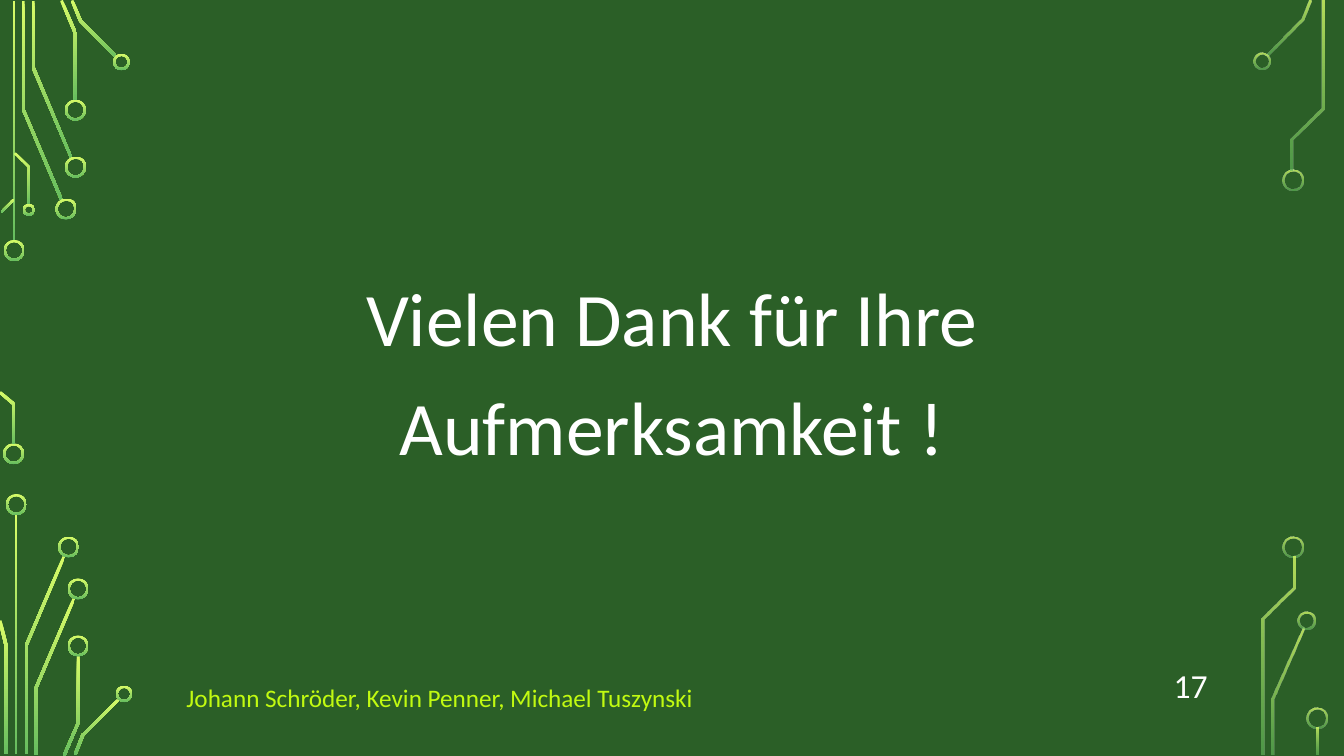
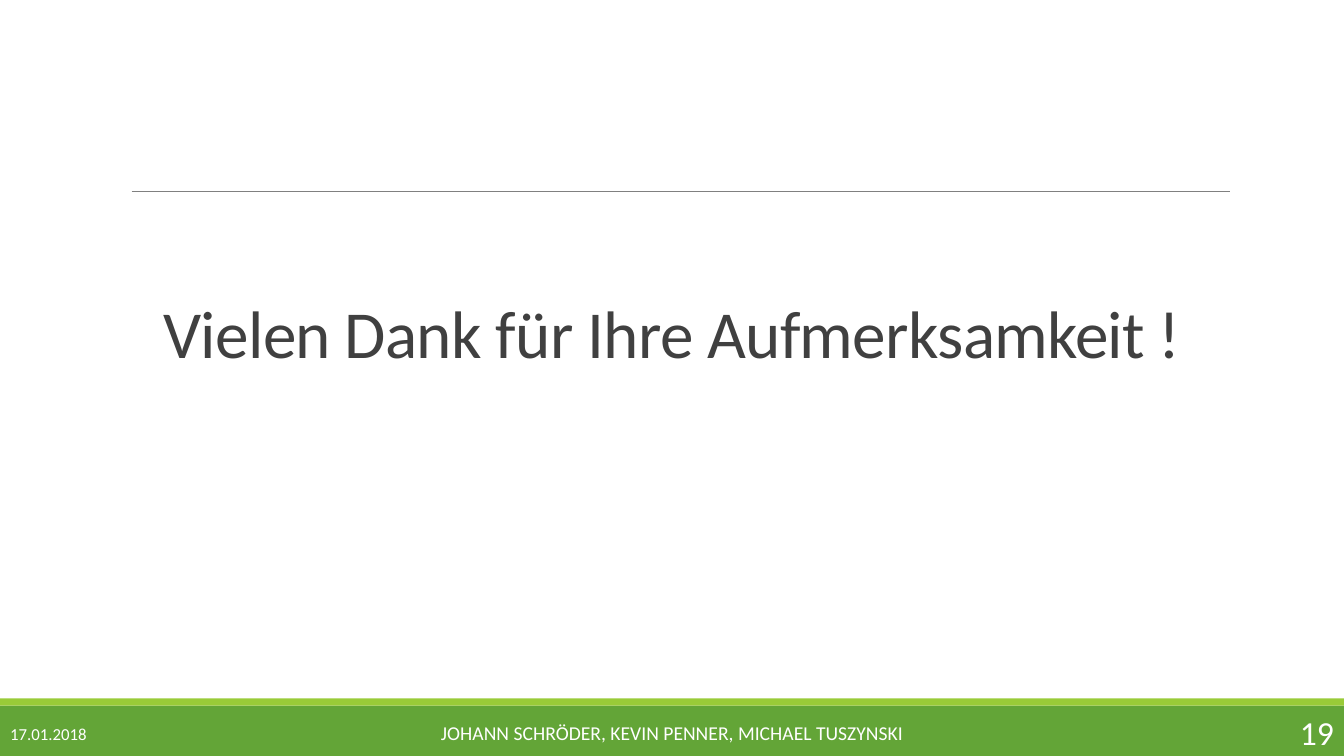
Before and after one commit to jschroeder89/genetic_algorithm, a slide deck: slide 19 of Präsentation/BMO_Genetischer_Algorithmus_JKM.pptx (slide 17 before the commit). Drawn at 1344x756 pixels with LibreOffice and Linux fonts; fonts in the diff are those of the drawing; background and template pictures are left out. Boxes give left, top, right and bottom in pixels: in the first picture for what was removed or moved away, otherwise in the second. Text is boxed around its words. In the diff, an @@ line names an element or a change of style, - is before the commit and + after.

```diff
--- a/Präsentation/BMO_Genetischer_Algorithmus_JKM.pptx
+++ b/Präsentation/BMO_Genetischer_Algorithmus_JKM.pptx
@@ background picture (left out) to #FFFFFF @@
@@ line added from (132, 192) to (1231, 192), #808080 0.5 pt @@
@@ title "Vielen Dank für Ihre Aufmerksamkeit ..." moved from (x1=366, y1=293, x2=977, y2=456) to (x1=164, y1=311, x2=1145, y2=359) @@
@@ title "Vielen Dank für Ihre Aufmerksamkeit ..." at (x1=164, y1=311, x2=1145, y2=359): size 54 to 48 pt, text colour #FFFFFF to #404040, letter spacing 0 to -0.5 pt; line spacing 1.2 to 0.85; less space between paragraphs; vertical alignment top to bottom @@
@@ page number removed at (x1=1174, y1=676, x2=1208, y2=698) @@
-17
@@ rectangle added at (x1=0, y1=706, x2=1344, y2=756), fill #63A537 @@
@@ rectangle added at (x1=0, y1=699, x2=1344, y2=706), fill #99CB38 @@
@@ text "JOHANN SCHRÖDER, KEVIN PENNER, MICHAEL ..." at (x1=441, y1=724, x2=903, y2=743): vertical alignment top to middle @@
@@ text added at (x1=10, y1=728, x2=86, y2=740), 12 pt, text #FFFFFF @@
+17.01.2018
@@ text at (x1=441, y1=724, x2=903, y2=743): text changed; size 18 to 14 pt; text colour #C1FA11 to #FFFFFF @@
-Johann Schröder, Kevin Penner, Michael Tuszynski
+JOHANN SCHRÖDER, KEVIN PENNER, MICHAEL TUSZYNSKI
@@ page number added at (x1=1300, y1=723, x2=1334, y2=745), 24 pt, text #FFFFFF @@
+19
@@ group removed at (x1=0, y1=0, x2=1328, y2=756): 33 freeform shapes, 3 rectangles @@
```
Also in this commit, not shown: 10 other slides changed, 8 slides added, 6 slides removed, 2 other files.
